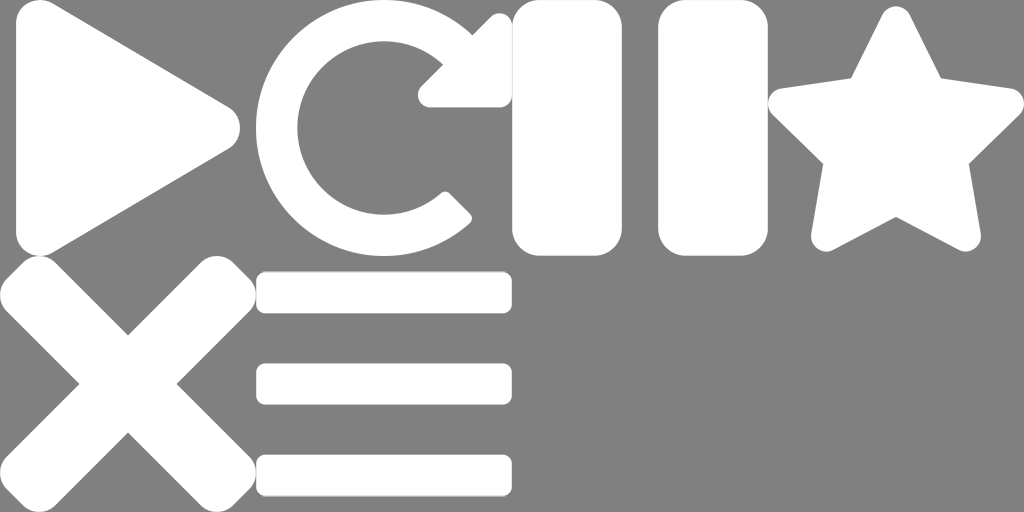
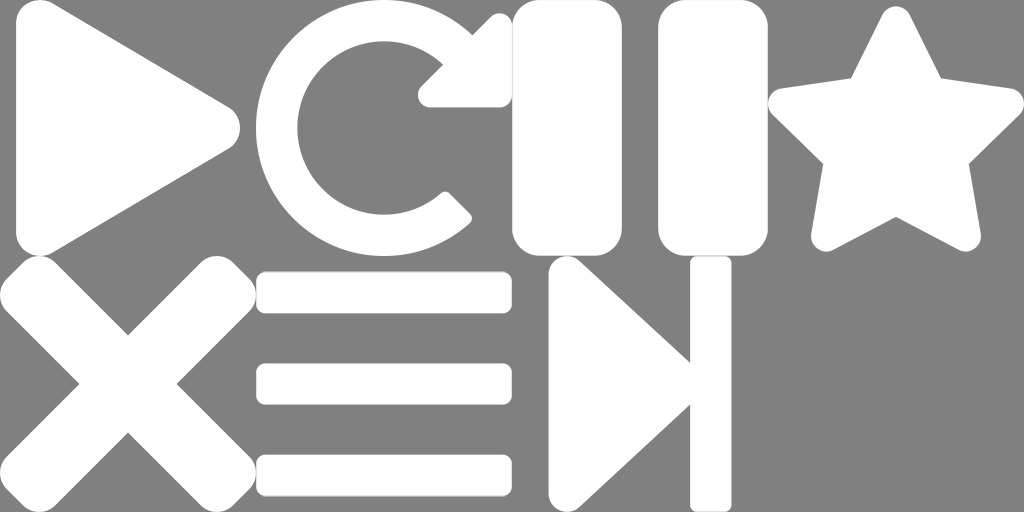
Two versions of the same layered image (1024x512). Layer-by-layer changes:
added layer "step-forward" above "FontAwesome-Bars" over [548, 256, 732, 512]
